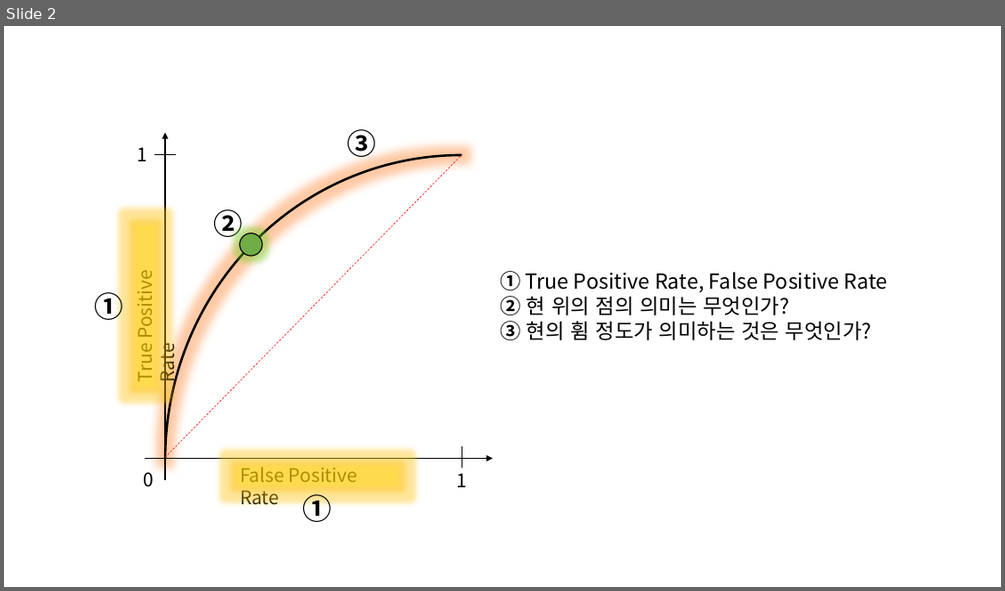
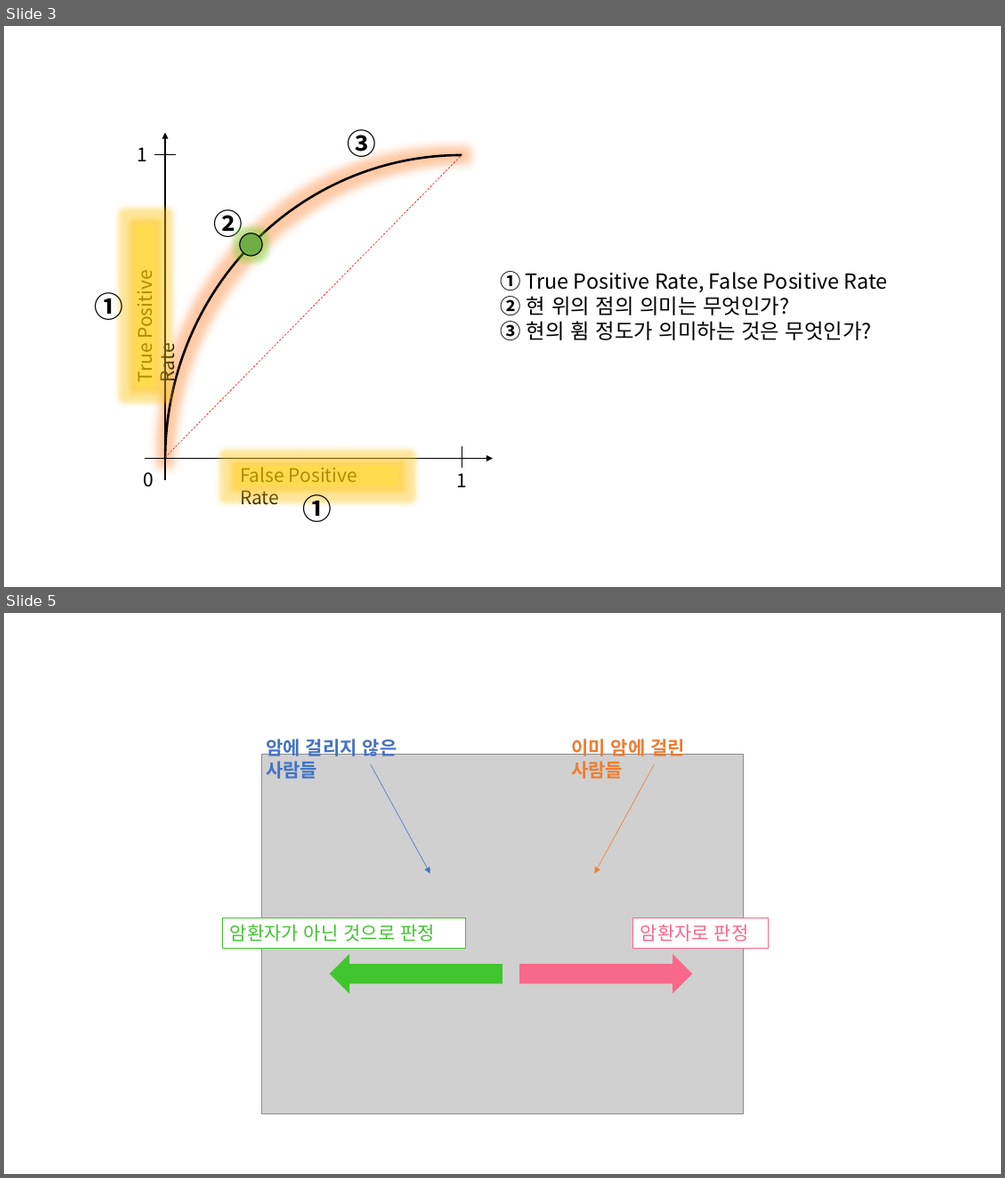
Before and after one commit to answeredbyablemind/answeredbyablemind.github.io, a slide deck: pics/2020-08-05-ROC/pics.pptx. Shown one above the other, each under a label of ours: slide 2 before the commit, slides 3 and 5 after it; the slides between them are not shown. The pictures are 1005x591 and 1005x1178 pixels, drawn with LibreOffice and Linux fonts; fonts in the diff are those of the drawing; grey boxes stand for pictures. Boxes give left, top, right and bottom in pixels: in the first picture for what was removed or moved away, otherwise in the second. Text is boxed around its words. In the diff, an @@ line names an element or a change of style, - is before the commit and + after.

```diff
--- a/pics/2020-08-05-ROC/pics.pptx
+++ b/pics/2020-08-05-ROC/pics.pptx
@@ slide 5 added at <box>4,613,1001,1174</box>, background #FFFFFF @@
@@ picture added at <box>262,755,743,1114</box> @@
@@ group added at <box>222,736,769,994</box>: 2 arrows, 2 texts, 2 right arrows, 2 rectangles @@
+암에 걸리지 않은 사람들
+이미 암에 걸린 사람들
+암환자로 판정
+암환자가 아닌 것으로 판정
@@ what was slide 2 is now slide 3 @@
```
Also in this commit, not shown: 3 other slides added, 9 other files.
